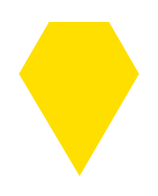
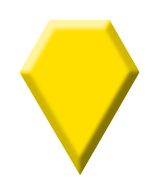
Layer changes from the first 158x196 image to the second:
added layer "Layer 1" above "Vector Smart Object" over (19, 19, 140, 176)
hid "Vector Smart Object" (2nd of 2) over (19, 22, 139, 176)
